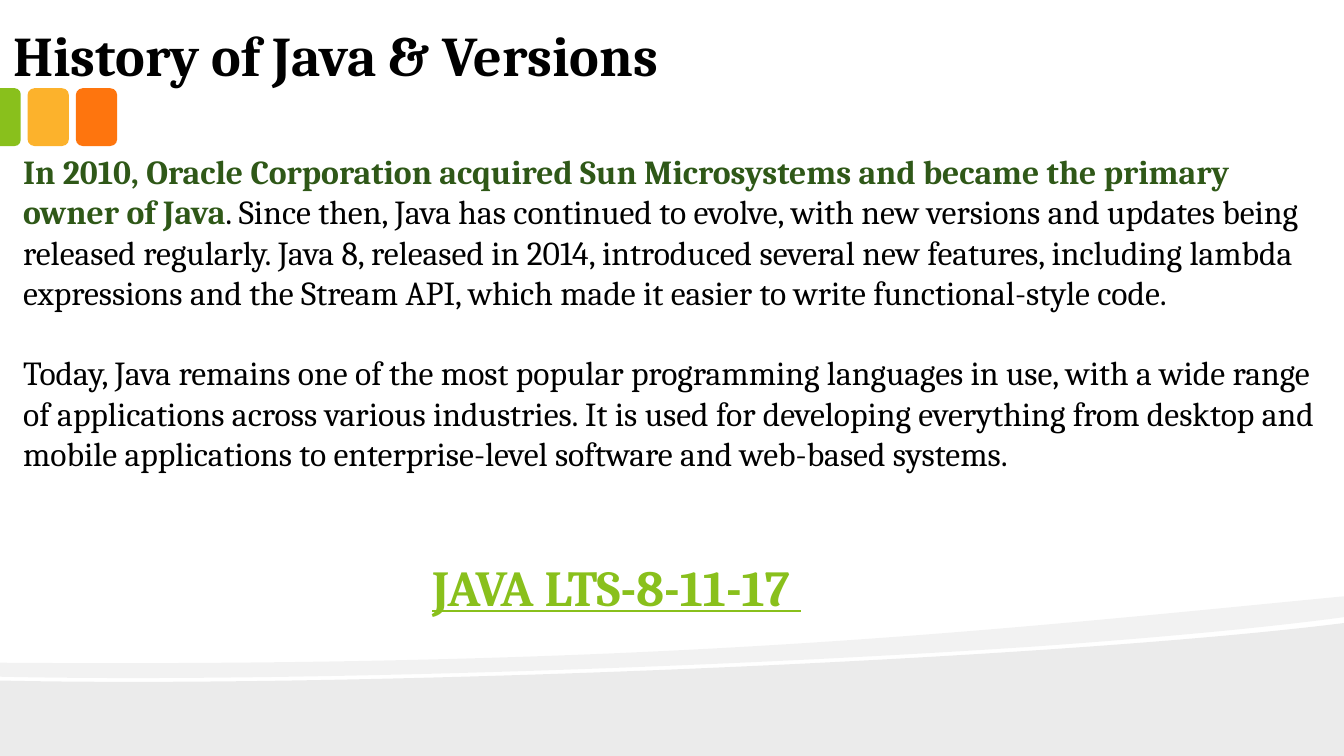
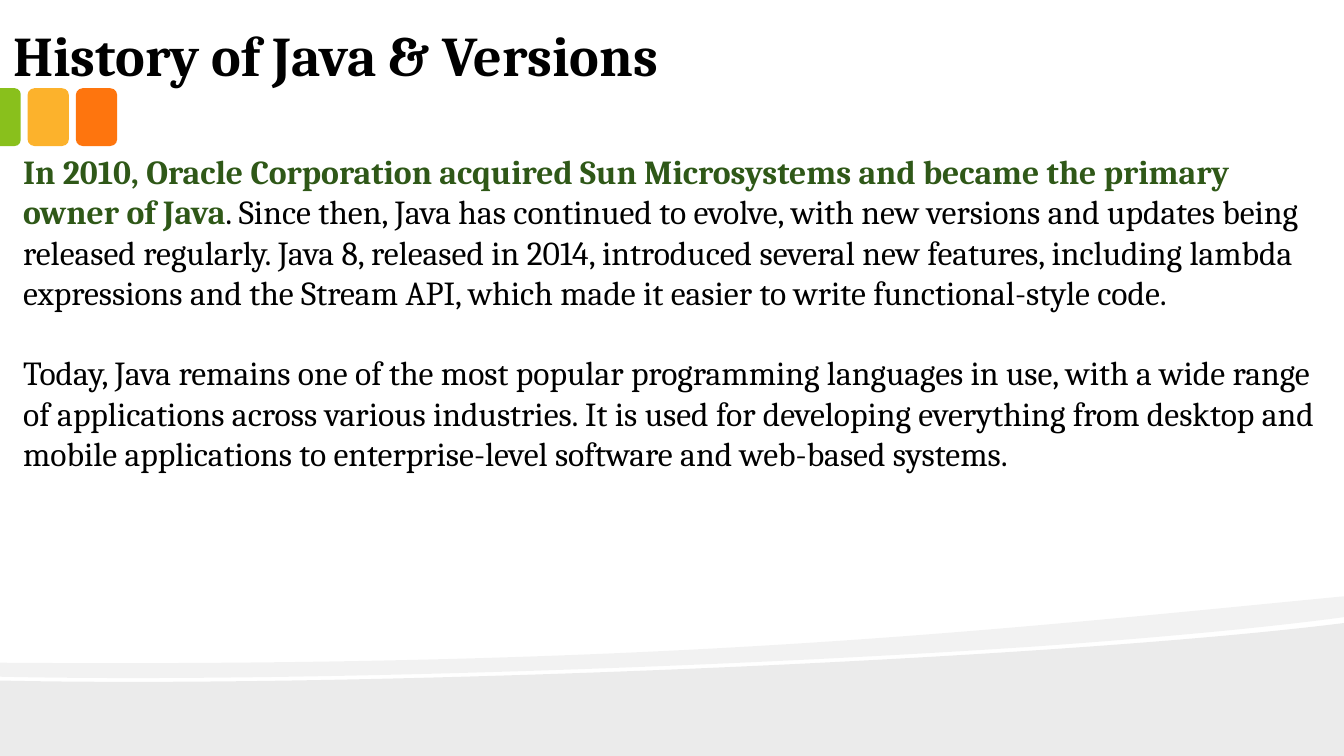
Before and after one commit to anirudhagaikwad/Java_Programming, a slide deck: slide 8 of Java_PPT/#1_Introduction_of_Java.pptx. Drawn at 1344x756 pixels with LibreOffice and Linux fonts; fonts in the diff are those of the drawing. Boxes give left, top, right and bottom in pixels: in the first picture for what was removed or moved away, otherwise in the second. Text is boxed around its words. In the diff, an @@ line names an element or a change of style, - is before the commit and + after.

```diff
--- a/Java_PPT/#1_Introduction_of_Java.pptx
+++ b/Java_PPT/#1_Introduction_of_Java.pptx
@@ text removed at <box>432,571,790,617</box> @@
-JAVA LTS-8-11-17
```
Also in this commit, not shown: 4 other slides changed, 11 slides added, 26 other files.
